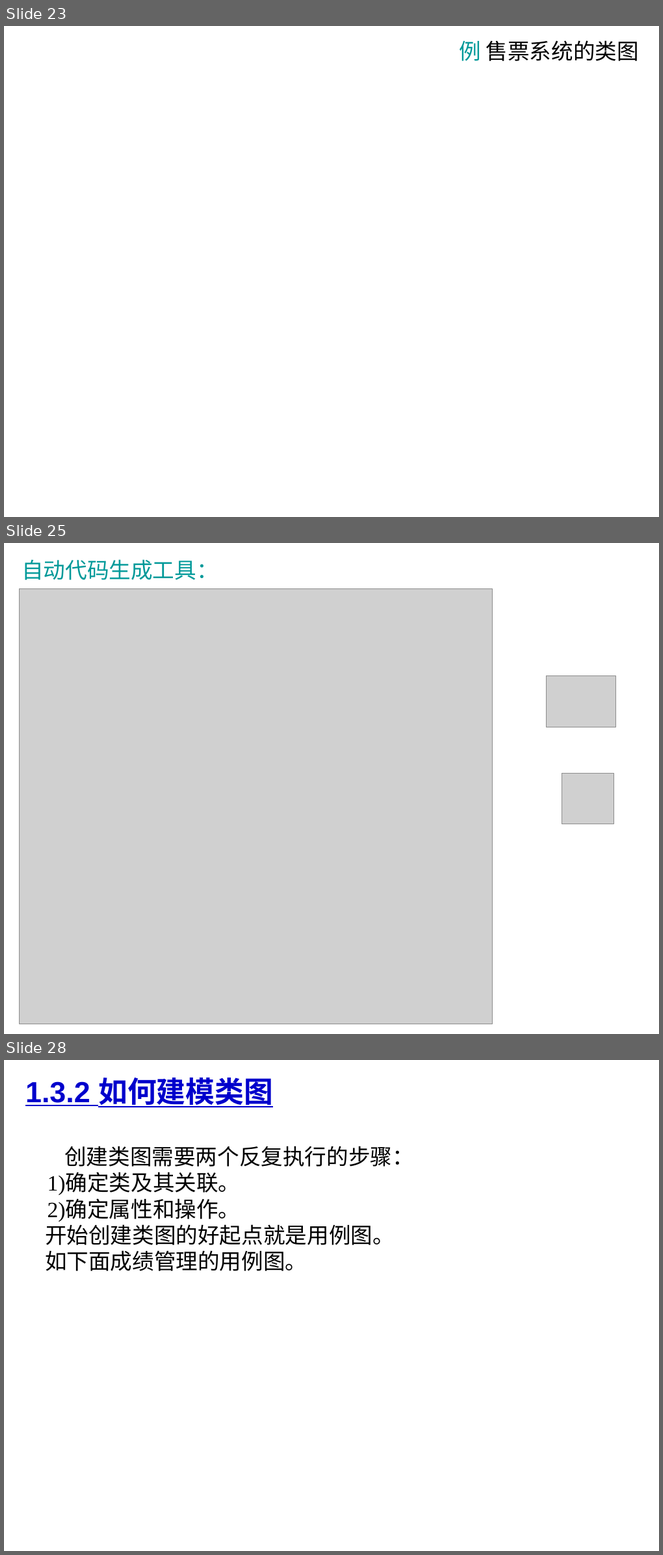
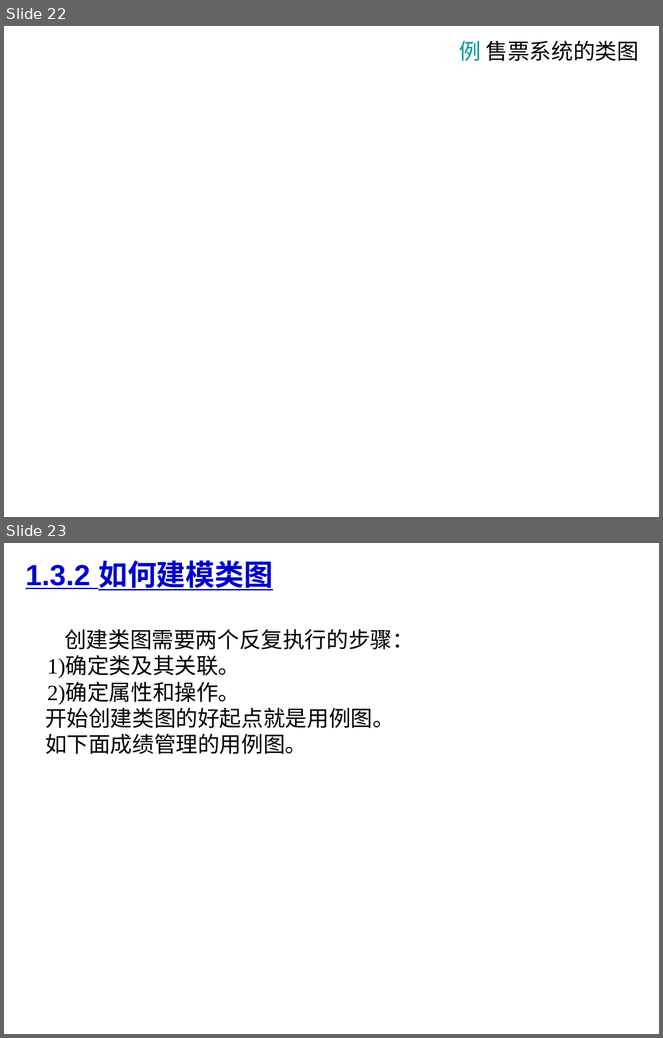
Before and after one commit to Zhangyucong0210/UML_DataBase, a slide deck: PPT/1.3类图.ppt. Shown one above the other, each under a label of ours: slides 23, 25 and 28 before the commit, slides 22 and 23 after it; the slides between them are not shown. The pictures are 663x1555 and 663x1038 pixels, drawn with LibreOffice and Linux fonts; fonts in the diff are those of the drawing; grey boxes stand for pictures; background and template pictures are left out. Boxes give left, top, right and bottom in pixels: in the first picture for what was removed or moved away, otherwise in the second. Text is boxed around its words. In the diff, an @@ line names an element or a change of style, - is before the commit and + after.

```diff
--- a/PPT/1.3类图.ppt
+++ b/PPT/1.3类图.ppt
@@ slide 25 removed at (x1=4, y1=543, x2=659, y2=1034), background #FFFFFF @@
@@ text removed at (x1=22, y1=559, x2=218, y2=580) @@
-自动代码生成工具：
@@ picture removed at (x1=19, y1=589, x2=493, y2=1024) @@
@@ picture removed at (x1=547, y1=676, x2=616, y2=727) @@
@@ picture removed at (x1=562, y1=774, x2=614, y2=824) @@
@@ what was slide 23 is now slide 22 @@
@@ what was slide 28 is now slide 23 @@
```
Also in this commit, not shown: 1 slide changed, 4 other slides removed, 31 other files.
